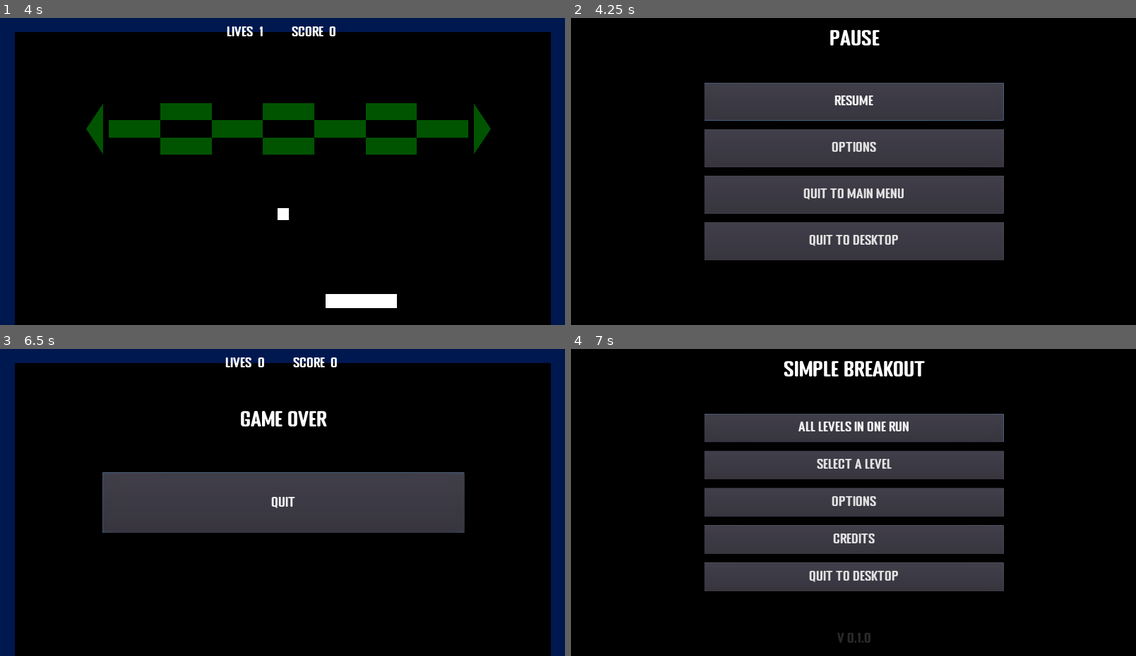
Above: before the commit, frames 1-4 (two rows, left to right).
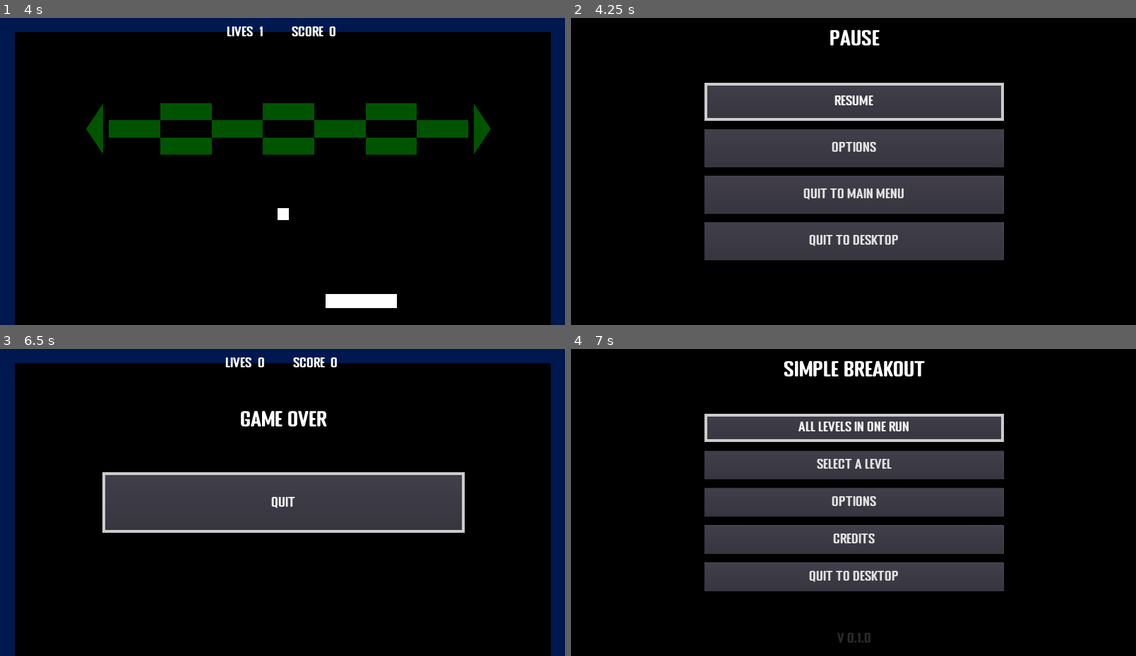
Above: after the commit, the same moments.

Repository: AlixBarreaux/simple-breakout
Game: Godot game, scene res://Scenes/GUI/SplashScreenMenu.tscn
The game is run twice, just before and just after one commit, with the same random seed, the same clock (stepped at 60 frames per second) and the same inputs. The engine's default icon, where the game draws it, is replaced by a stand-in: a white triangle on a blue panel in a dark square.
Inputs (mouse positions are in pixels of both pictures, inside the frame that each line leads up to):
- Up to frame 1 (4 s): tap Enter (ui_accept) at 0.5, 0.6, 0.77, 1.07, 1.52, 1.55, 1.82, 2.1, 3.02, 3.05, 3.32, 3.6, 3.77 s; move the mouse to (406, 156) at 0.52 s; hold D (move_right) 0.53-1.28 s; click (406, 156) at 0.67 s; move the mouse to (169, 186) at 1.27 s; hold Q (move_left) 1.28-2.03 s; tap Space (launch_ball) at 1.35, 2.85 s; click (169, 186) at 1.42 s; move the mouse to (339, 103) at 2.02 s; hold D (move_right) 2.03-3.53 s; click (339, 103) at 2.17 s; move the mouse to (254, 232) at 2.77 s; click (254, 232) at 2.92 s; move the mouse to (452, 217) at 3.52 s; hold Q (move_left) from 3.53 s (still down); click (452, 217) at 3.67 s
- Up to frame 2 (4.25 s): keep holding Q (move_left); tap Enter (ui_accept) at 4.07 s; tap Escape (pause_menu) at 4.15 s
- Up to frame 3 (6.5 s): move the mouse to (113, 456) at 4.27 s; tap Space (launch_ball) at 4.35, 5.85 s; click (113, 456) at 4.42 s; tap Enter (ui_accept) at 4.52, 4.55, 4.82, 5.1, 5.75, 6.02, 6.05, 6.32 s; move the mouse to (310, 502) at 5.02 s; click (310, 502) at 5.17 s; move the mouse to (197, 425) at 5.77 s; release Q (move_left) at 5.78 s; hold D (move_right) from 5.78 s (still down); click (197, 425) at 5.92 s
- Up to frame 4 (7 s): keep holding D (move_right); move the mouse to (977, 487) at 6.52 s; click (977, 487) at 6.67 s

Frame 1 is identical in both runs. In frame 2, 1.1% of the frame differs, in the area x 23-77%, y 21-34%; in frame 3, 1.4%, in the area x 18-83%, y 40-60%; in frame 4, 1.0%.

Commit message:
Refactor: Enhance UI user inputs + buttons
Button focus now has a style and Hsliders do too.

Diff:
--- a/Resources/Themes/main_theme.tres
+++ b/Resources/Themes/main_theme.tres
@@ -1,6 +1,30 @@
-[gd_resource type="Theme" load_steps=2 format=2]
+[gd_resource type="Theme" load_steps=8 format=2]
 
 [ext_resource path="res://Resources/Fonts/Dynamic_Fonts/pasti_dynamicfont.tres" type="DynamicFont" id=1]
 
+[sub_resource type="StyleBoxFlat" id=1]
+bg_color = Color( 0.6, 0.6, 0.6, 0 )
+border_width_left = 10
+border_width_top = 10
+border_width_right = 10
+border_width_bottom = 10
+
+[sub_resource type="AtlasTexture" id=3]
+
+[sub_resource type="AtlasTexture" id=4]
+
+[sub_resource type="AtlasTexture" id=5]
+
+[sub_resource type="AtlasTexture" id=6]
+
+[sub_resource type="StyleBoxFlat" id=2]
+bg_color = Color( 1, 1, 1, 1 )
+
 [resource]
 default_font = ExtResource( 1 )
+Button/styles/focus = SubResource( 1 )
+HSlider/icons/grabber = SubResource( 3 )
+HSlider/icons/grabber_disabled = SubResource( 4 )
+HSlider/icons/grabber_highlight = SubResource( 5 )
+HSlider/icons/tick = SubResource( 6 )
+HSlider/styles/grabber_area_highlight = SubResource( 2 )
--- a/Scenes/GUI/CreditsMenu.tscn
+++ b/Scenes/GUI/CreditsMenu.tscn
@@ -9,9 +9,6 @@
 anchor_bottom = 1.0
 theme = ExtResource( 3 )
 script = ExtResource( 1 )
-__meta__ = {
-"_edit_use_anchors_": false
-}
 back_button_node_path = NodePath("ColorRect/BackButton")
 
 [node name="ColorRect" type="ColorRect" parent="."]
@@ -47,10 +44,13 @@
 margin_top = -146.0
 margin_right = 320.0
 margin_bottom = -48.0
+focus_neighbour_left = NodePath(".")
+focus_neighbour_top = NodePath(".")
+focus_neighbour_right = NodePath(".")
+focus_neighbour_bottom = NodePath(".")
+focus_next = NodePath(".")
+focus_previous = NodePath(".")
 text = "back"
-__meta__ = {
-"_edit_use_anchors_": false
-}
 
 [node name="ScrollContainer" type="ScrollContainer" parent="ColorRect"]
 anchor_left = 0.5
--- a/Scenes/GUI/EndingMenu.tscn
+++ b/Scenes/GUI/EndingMenu.tscn
@@ -1,17 +1,17 @@
-[gd_scene load_steps=5 format=2]
+[gd_scene load_steps=6 format=2]
 
 [ext_resource path="res://Resources/Themes/pasti_title_label.tres" type="Theme" id=1]
 [ext_resource path="res://Scenes/GUI/QuitToMainMenuButton.tscn" type="PackedScene" id=2]
 [ext_resource path="res://Scenes/GUI/QuitToDesktopButton.tscn" type="PackedScene" id=3]
 [ext_resource path="res://Resources/Themes/main_theme.tres" type="Theme" id=4]
+[ext_resource path="res://Scripts/GUI/ending_menu.gd" type="Script" id=5]
 
 [node name="EndingMenu" type="Control"]
 anchor_right = 1.0
 anchor_bottom = 1.0
 theme = ExtResource( 4 )
-__meta__ = {
-"_edit_use_anchors_": false
-}
+script = ExtResource( 5 )
+back_button_node_path = NodePath("ColorRect/HBoxContainer/QuitToMainMenuButton")
 
 [node name="ColorRect" type="ColorRect" parent="."]
 anchor_right = 1.0
@@ -57,13 +57,21 @@
 margin_top = 0.0
 margin_right = 867.0
 margin_bottom = 213.0
-focus_neighbour_left = NodePath("../TryAgainButton")
-focus_neighbour_top = NodePath("../TryAgainButton")
-focus_neighbour_right = NodePath("../TryAgainButton")
-focus_neighbour_bottom = NodePath("../TryAgainButton")
+focus_neighbour_left = NodePath("../QuitToDesktopButton")
+focus_neighbour_top = NodePath("../QuitToDesktopButton")
+focus_neighbour_right = NodePath("../QuitToDesktopButton")
+focus_neighbour_bottom = NodePath("../QuitToDesktopButton")
+focus_next = NodePath("../QuitToDesktopButton")
+focus_previous = NodePath("../QuitToDesktopButton")
 text = "quit to main menu"
 
 [node name="QuitToDesktopButton" parent="ColorRect/HBoxContainer" instance=ExtResource( 3 )]
 margin_left = 897.0
 margin_right = 1764.0
 margin_bottom = 213.0
+focus_neighbour_left = NodePath("../QuitToMainMenuButton")
+focus_neighbour_top = NodePath("../QuitToMainMenuButton")
+focus_neighbour_right = NodePath("../QuitToMainMenuButton")
+focus_neighbour_bottom = NodePath("../QuitToMainMenuButton")
+focus_next = NodePath("../QuitToMainMenuButton")
+focus_previous = NodePath("../QuitToMainMenuButton")
--- a/Scenes/GUI/FullScreenController.tscn
+++ b/Scenes/GUI/FullScreenController.tscn
@@ -9,19 +9,16 @@
 margin_bottom = 184.0
 theme = ExtResource( 2 )
 script = ExtResource( 1 )
-__meta__ = {
-"_edit_use_anchors_": false
-}
 
 [node name="Label" type="Label" parent="."]
 margin_top = 4.0
-margin_right = 167.0
-margin_bottom = 45.0
+margin_right = 209.0
+margin_bottom = 50.0
 text = "fullscreen"
 
 [node name="CheckButton" type="CheckButton" parent="."]
-margin_left = 171.0
-margin_right = 247.0
-margin_bottom = 49.0
+margin_left = 213.0
+margin_right = 289.0
+margin_bottom = 54.0
 
 [connection signal="pressed" from="CheckButton" to="." method="_on_CheckButton_pressed"]
--- a/Scenes/GUI/GraphicsOptionsMenu.tscn
+++ b/Scenes/GUI/GraphicsOptionsMenu.tscn
@@ -10,9 +10,6 @@
 anchor_bottom = 1.0
 theme = ExtResource( 3 )
 script = ExtResource( 1 )
-__meta__ = {
-"_edit_use_anchors_": false
-}
 back_button_node_path = NodePath("ColorRect/BackButton")
 
 [node name="ColorRect" type="ColorRect" parent="."]
@@ -77,12 +74,10 @@
 [node name="Label" parent="ColorRect/ScrollContainer/VBoxContainer/FullScreenController" index="0"]
 margin_left = 337.0
 margin_right = 546.0
-margin_bottom = 50.0
 
 [node name="CheckButton" parent="ColorRect/ScrollContainer/VBoxContainer/FullScreenController" index="1"]
 margin_left = 596.0
 margin_right = 672.0
-margin_bottom = 54.0
 focus_neighbour_left = NodePath("../../../../BackButton")
 focus_neighbour_top = NodePath("../../../../BackButton")
 focus_neighbour_right = NodePath("../../../../BackButton")
@@ -93,17 +88,20 @@
 anchor_top = 1.0
 anchor_right = 0.5
 anchor_bottom = 1.0
-margin_left = -525.5
-margin_top = -100.0
-margin_right = 525.5
-margin_bottom = -50.0
+margin_left = -320.0
+margin_top = -146.0
+margin_right = 320.0
+margin_bottom = -48.0
 focus_neighbour_left = NodePath("../ScrollContainer/VBoxContainer/FullScreenController/CheckButton")
 focus_neighbour_top = NodePath("../ScrollContainer/VBoxContainer/FullScreenController/CheckButton")
 focus_neighbour_right = NodePath("../ScrollContainer/VBoxContainer/FullScreenController/CheckButton")
 focus_neighbour_bottom = NodePath("../ScrollContainer/VBoxContainer/FullScreenController/CheckButton")
+focus_next = NodePath("../ScrollContainer/VBoxContainer/FullScreenController/CheckButton")
+focus_previous = NodePath("../ScrollContainer/VBoxContainer/FullScreenController/CheckButton")
 text = "back"
 __meta__ = {
-"_edit_use_anchors_": false
+"_edit_use_anchors_": false,
+"_editor_description_": ""
 }
 
 [connection signal="visibility_changed" from="." to="." method="_on_GraphicsOptionsMenu_visibility_changed"]
--- a/Scenes/GUI/InGameGUI.tscn
+++ b/Scenes/GUI/InGameGUI.tscn
@@ -23,11 +23,10 @@
 }
 
 [node name="LivesGUI" parent="HBoxContainer" instance=ExtResource( 4 )]
-margin_left = 911.0
-margin_right = 940.0
-margin_bottom = 16.0
+margin_left = 744.0
+margin_right = 930.0
+margin_bottom = 46.0
 
 [node name="ScoreGUI" parent="HBoxContainer" instance=ExtResource( 5 )]
-margin_left = 1040.0
-margin_right = 1069.0
-margin_bottom = 16.0
+margin_left = 1030.0
+margin_right = 1235.0
--- a/Scenes/GUI/LanguageSelectionMenu.tscn
+++ b/Scenes/GUI/LanguageSelectionMenu.tscn
@@ -13,7 +13,6 @@
 theme = ExtResource( 2 )
 script = ExtResource( 3 )
 __meta__ = {
-"_edit_use_anchors_": false,
 "_editor_description_": ""
 }
 language_buttons_container_node_path = NodePath("ColorRect/ScrollContainer/LanguageButtonsContainer")
@@ -77,6 +76,8 @@
 focus_neighbour_top = NodePath("../../../BottomContainer/HBoxContainer/BackButton")
 focus_neighbour_right = NodePath("../LanguageButtonFrenchFrance")
 focus_neighbour_bottom = NodePath("../LanguageButtonFrenchFrance")
+focus_next = NodePath("../LanguageButtonFrenchFrance")
+focus_previous = NodePath("../../../BottomContainer/HBoxContainer/ApplyButton")
 
 [node name="LanguageButtonFrenchFrance" parent="ColorRect/ScrollContainer/LanguageButtonsContainer" instance=ExtResource( 4 )]
 margin_top = 260.0
@@ -86,6 +87,8 @@
 focus_neighbour_top = NodePath("../LanguageButtonEnglishUSA")
 focus_neighbour_right = NodePath("../LanguageButtonGermanGermany")
 focus_neighbour_bottom = NodePath("../LanguageButtonGermanGermany")
+focus_next = NodePath("../LanguageButtonGermanGermany")
+focus_previous = NodePath("../LanguageButtonEnglishUSA")
 
 [node name="LanguageButtonGermanGermany" parent="ColorRect/ScrollContainer/LanguageButtonsContainer" instance=ExtResource( 5 )]
 margin_top = 382.0
@@ -95,6 +98,8 @@
 focus_neighbour_top = NodePath("../LanguageButtonFrenchFrance")
 focus_neighbour_right = NodePath("../../../BottomContainer/HBoxContainer/BackButton")
 focus_neighbour_bottom = NodePath("../../../BottomContainer/HBoxContainer/BackButton")
+focus_next = NodePath("../../../BottomContainer/HBoxContainer/BackButton")
+focus_previous = NodePath("../LanguageButtonFrenchFrance")
 
 [node name="BottomContainer" type="VBoxContainer" parent="ColorRect"]
 anchor_top = 1.0
@@ -138,6 +143,8 @@
 focus_neighbour_top = NodePath("../../../ScrollContainer/LanguageButtonsContainer/LanguageButtonGermanGermany")
 focus_neighbour_right = NodePath("../ApplyButton")
 focus_neighbour_bottom = NodePath("../../../ScrollContainer/LanguageButtonsContainer/LanguageButtonEnglishUSA")
+focus_next = NodePath("../ApplyButton")
+focus_previous = NodePath("../../../ScrollContainer/LanguageButtonsContainer/LanguageButtonGermanGermany")
 size_flags_horizontal = 3
 size_flags_vertical = 3
 text = "back"
@@ -153,6 +160,8 @@
 focus_neighbour_top = NodePath("../../../ScrollContainer/LanguageButtonsContainer/LanguageButtonGermanGermany")
 focus_neighbour_right = NodePath("../BackButton")
 focus_neighbour_bottom = NodePath("../../../ScrollContainer/LanguageButtonsContainer/LanguageButtonEnglishUSA")
+focus_next = NodePath("../../../ScrollContainer/LanguageButtonsContainer/LanguageButtonEnglishUSA")
+focus_previous = NodePath("../BackButton")
 size_flags_horizontal = 3
 size_flags_vertical = 3
 text = "apply"
--- a/Scenes/GUI/OptionsMenu.tscn
+++ b/Scenes/GUI/OptionsMenu.tscn
@@ -12,9 +12,6 @@
 anchor_bottom = 1.0
 theme = ExtResource( 2 )
 script = ExtResource( 3 )
-__meta__ = {
-"_edit_use_anchors_": false
-}
 sound_options_button_node_path = NodePath("ColorRect/ScrollContainer/VBoxContainer/SoundOptionsButton")
 graphics_options_button_node_path = NodePath("ColorRect/ScrollContainer/VBoxContainer/GraphicsOptionsButton")
 language_button_node_path = NodePath("ColorRect/ScrollContainer/VBoxContainer/LanguageButton")
@@ -52,18 +49,15 @@
 anchor_top = 0.5
 anchor_right = 0.5
 anchor_bottom = 0.5
-margin_left = -664.0
-margin_top = -307.0
-margin_right = 664.0
-margin_bottom = 307.0
+margin_left = -425.0
+margin_top = -257.0
+margin_right = 425.0
+margin_bottom = 257.0
 scroll_horizontal_enabled = false
-__meta__ = {
-"_edit_use_anchors_": false
-}
 
 [node name="VBoxContainer" type="VBoxContainer" parent="ColorRect/ScrollContainer"]
-margin_right = 1328.0
-margin_bottom = 614.0
+margin_right = 850.0
+margin_bottom = 514.0
 size_flags_horizontal = 3
 size_flags_vertical = 3
 custom_constants/separation = 70
@@ -73,33 +67,38 @@
 }
 
 [node name="SoundOptionsButton" type="Button" parent="ColorRect/ScrollContainer/VBoxContainer"]
-margin_top = 159.0
-margin_right = 1328.0
-margin_bottom = 211.0
+margin_right = 850.0
+margin_bottom = 124.0
 focus_neighbour_left = NodePath("../../../BackButton")
 focus_neighbour_top = NodePath("../../../BackButton")
 focus_neighbour_right = NodePath("../GraphicsOptionsButton")
 focus_neighbour_bottom = NodePath("../GraphicsOptionsButton")
+size_flags_horizontal = 3
+size_flags_vertical = 3
 text = "sound options"
 
 [node name="GraphicsOptionsButton" type="Button" parent="ColorRect/ScrollContainer/VBoxContainer"]
-margin_top = 281.0
-margin_right = 1328.0
-margin_bottom = 333.0
+margin_top = 194.0
+margin_right = 850.0
+margin_bottom = 319.0
 focus_neighbour_left = NodePath("../SoundOptionsButton")
 focus_neighbour_top = NodePath("../SoundOptionsButton")
 focus_neighbour_right = NodePath("../LanguageButton")
 focus_neighbour_bottom = NodePath("../LanguageButton")
+size_flags_horizontal = 3
+size_flags_vertical = 3
 text = "graphics options"
 
 [node name="LanguageButton" type="Button" parent="ColorRect/ScrollContainer/VBoxContainer"]
-margin_top = 403.0
-margin_right = 1328.0
-margin_bottom = 455.0
+margin_top = 389.0
+margin_right = 850.0
+margin_bottom = 514.0
 focus_neighbour_left = NodePath("../GraphicsOptionsButton")
 focus_neighbour_top = NodePath("../GraphicsOptionsButton")
 focus_neighbour_right = NodePath("../../../BackButton")
 focus_neighbour_bottom = NodePath("../../../BackButton")
+size_flags_horizontal = 3
+size_flags_vertical = 3
 text = "language selection"
 
 [node name="BackButton" type="Button" parent="ColorRect"]
@@ -107,26 +106,26 @@
 anchor_top = 1.0
 anchor_right = 0.5
 anchor_bottom = 1.0
-margin_left = -525.5
-margin_top = -100.0
-margin_right = 525.5
-margin_bottom = -50.0
+margin_left = -320.0
+margin_top = -146.0
+margin_right = 320.0
+margin_bottom = -48.0
 focus_neighbour_left = NodePath("../ScrollContainer/VBoxContainer/LanguageButton")
 focus_neighbour_top = NodePath("../ScrollContainer/VBoxContainer/LanguageButton")
 focus_neighbour_right = NodePath("../ScrollContainer/VBoxContainer/SoundOptionsButton")
 focus_neighbour_bottom = NodePath("../ScrollContainer/VBoxContainer/SoundOptionsButton")
+focus_next = NodePath("../ScrollContainer/VBoxContainer/SoundOptionsButton")
+focus_previous = NodePath("../ScrollContainer/VBoxContainer/LanguageButton")
 text = "back"
 __meta__ = {
-"_edit_use_anchors_": false
+"_edit_use_anchors_": false,
+"_editor_description_": ""
 }
 
 [node name="MenusToDisplay" type="Control" parent="."]
 anchor_right = 1.0
 anchor_bottom = 1.0
 mouse_filter = 2
-__meta__ = {
-"_edit_use_anchors_": false
-}
 
 [node name="SoundOptionsMenu" parent="MenusToDisplay" instance=ExtResource( 4 )]
 visible = false
--- a/Scenes/GUI/PauseMenu.tscn
+++ b/Scenes/GUI/PauseMenu.tscn
@@ -60,6 +60,12 @@
 [node name="ResumeButton" type="Button" parent="ColorRect/VBoxContainer"]
 margin_right = 1051.0
 margin_bottom = 133.0
+focus_neighbour_left = NodePath("../QuitToDesktopButton")
+focus_neighbour_top = NodePath("../QuitToDesktopButton")
+focus_neighbour_right = NodePath("../OptionsButton")
+focus_neighbour_bottom = NodePath("../OptionsButton")
+focus_next = NodePath("../OptionsButton")
+focus_previous = NodePath("../QuitToDesktopButton")
 size_flags_horizontal = 3
 size_flags_vertical = 3
 text = "resume"
@@ -71,6 +77,12 @@
 margin_top = 163.0
 margin_right = 1051.0
 margin_bottom = 297.0
+focus_neighbour_left = NodePath("../ResumeButton")
+focus_neighbour_top = NodePath("../ResumeButton")
+focus_neighbour_right = NodePath("../QuitToMainMenuButton")
+focus_neighbour_bottom = NodePath("../QuitToMainMenuButton")
+focus_next = NodePath("../QuitToMainMenuButton")
+focus_previous = NodePath("../ResumeButton")
 size_flags_horizontal = 3
 size_flags_vertical = 3
 text = "options"
@@ -79,11 +91,23 @@
 }
 
 [node name="QuitToMainMenuButton" parent="ColorRect/VBoxContainer" instance=ExtResource( 6 )]
+focus_neighbour_left = NodePath("../OptionsButton")
+focus_neighbour_top = NodePath("../OptionsButton")
+focus_neighbour_right = NodePath("../QuitToDesktopButton")
+focus_neighbour_bottom = NodePath("../QuitToDesktopButton")
+focus_next = NodePath("../QuitToDesktopButton")
+focus_previous = NodePath("../OptionsButton")
 text = "quit to main menu"
 
 [node name="QuitToDesktopButton" parent="ColorRect/VBoxContainer" instance=ExtResource( 1 )]
 margin_top = 490.0
 margin_bottom = 624.0
+focus_neighbour_left = NodePath("../QuitToMainMenuButton")
+focus_neighbour_top = NodePath("../QuitToMainMenuButton")
+focus_neighbour_right = NodePath("../ResumeButton")
+focus_neighbour_bottom = NodePath("../ResumeButton")
+focus_next = NodePath("../ResumeButton")
+focus_previous = NodePath("../QuitToMainMenuButton")
 
 [node name="OptionsMenu" parent="." instance=ExtResource( 4 )]
 visible = false
--- a/Scenes/GUI/ScoreGUI.tscn
+++ b/Scenes/GUI/ScoreGUI.tscn
@@ -10,9 +10,6 @@
 custom_constants/separation = 20
 alignment = 1
 script = ExtResource( 1 )
-__meta__ = {
-"_edit_use_anchors_": false
-}
 
 [node name="ScoreLabel" type="Label" parent="."]
 margin_left = 4.0
--- a/Scenes/GUI/SoundOptionsMenu.tscn
+++ b/Scenes/GUI/SoundOptionsMenu.tscn
@@ -12,9 +12,6 @@
 anchor_bottom = 1.0
 theme = ExtResource( 2 )
 script = ExtResource( 6 )
-__meta__ = {
-"_edit_use_anchors_": false
-}
 back_button_node_path = NodePath("ColorRect/BackButton")
 
 [node name="ColorRect" type="ColorRect" parent="."]
@@ -96,6 +93,8 @@
 focus_neighbour_top = NodePath("../../../../BackButton")
 focus_neighbour_right = NodePath("../../MusicVolumeControllerGUI/HSlider")
 focus_neighbour_bottom = NodePath("../../MusicVolumeControllerGUI/HSlider")
+focus_next = NodePath("../../MusicVolumeControllerGUI/HSlider")
+focus_previous = NodePath("../../../../BackButton")
 
 [node name="MusicVolumeControllerGUI" parent="ColorRect/ScrollContainer/VBoxContainer" instance=ExtResource( 4 )]
 margin_top = 321.0
@@ -115,6 +114,8 @@
 focus_neighbour_top = NodePath("../../MasterVolumeControllerGUI/HSlider")
 focus_neighbour_right = NodePath("../../SoundEffectsVolumeControllerGUI/HSlider")
 focus_neighbour_bottom = NodePath("../../SoundEffectsVolumeControllerGUI/HSlider")
+focus_next = NodePath("../../SoundEffectsVolumeControllerGUI/HSlider")
+focus_previous = NodePath("../../MasterVolumeControllerGUI/HSlider")
 
 [node name="SoundEffectsVolumeControllerGUI" parent="ColorRect/ScrollContainer/VBoxContainer" instance=ExtResource( 5 )]
 margin_top = 481.0
@@ -134,23 +135,27 @@
 focus_neighbour_top = NodePath("../../MusicVolumeControllerGUI/HSlider")
 focus_neighbour_right = NodePath("../../../../BackButton")
 focus_neighbour_bottom = NodePath("../../../../BackButton")
+focus_next = NodePath("../../../../BackButton")
+focus_previous = NodePath("../../MusicVolumeControllerGUI/HSlider")
 
 [node name="BackButton" type="Button" parent="ColorRect"]
 anchor_left = 0.5
 anchor_top = 1.0
 anchor_right = 0.5
 anchor_bottom = 1.0
-margin_left = -525.5
-margin_top = -100.0
-margin_right = 525.5
-margin_bottom = -50.0
+margin_left = -320.0
+margin_top = -146.0
+margin_right = 320.0
+margin_bottom = -48.0
 focus_neighbour_left = NodePath("../ScrollContainer/VBoxContainer/SoundEffectsVolumeControllerGUI/HSlider")
 focus_neighbour_top = NodePath("../ScrollContainer/VBoxContainer/SoundEffectsVolumeControllerGUI/HSlider")
 focus_neighbour_right = NodePath("../ScrollContainer/VBoxContainer/MasterVolumeControllerGUI/HSlider")
 focus_neighbour_bottom = NodePath("../ScrollContainer/VBoxContainer/MasterVolumeControllerGUI/HSlider")
+focus_next = NodePath("../ScrollContainer/VBoxContainer/MasterVolumeControllerGUI/HSlider")
+focus_previous = NodePath("../ScrollContainer/VBoxContainer/SoundEffectsVolumeControllerGUI/HSlider")
 text = "back"
 __meta__ = {
-"_edit_use_anchors_": false
+"_editor_description_": ""
 }
 
 [connection signal="visibility_changed" from="." to="." method="_on_SoundControlMenu_visibility_changed"]
--- a/Scenes/GUI/WebBrowserPageLinkButton.tscn
+++ b/Scenes/GUI/WebBrowserPageLinkButton.tscn
@@ -1,7 +1,7 @@
 [gd_scene load_steps=2 format=2]
 
 [sub_resource type="GDScript" id=1]
-script/source = "class_name web_browser_page_button
+script/source = "class_name WebBrowserPageButton
 extends LinkButton
 
 
--- a/Scenes/Levels/Level1.tscn
+++ b/Scenes/Levels/Level1.tscn
@@ -59,3 +59,4 @@
 [editable path="Bricks/TriangleBrick19"]
 [editable path="Bricks/TriangleBrick20"]
 [editable path="Balls"]
+[editable path="Balls/Ball"]
--- /dev/null
+++ b/Scripts/GUI/ending_menu.gd
@@ -0,0 +1,29 @@
+class_name EndingMenu
+extends Control
+
+
+# ----------------------------- DECLARE VARIABLES ------------------------------
+
+
+export (NodePath) var back_button_node_path = null
+
+onready var back_button: Button = self.get_node(self.back_button_node_path)
+
+
+# ---------------------------------- RUN CODE ----------------------------------
+
+
+func _ready() -> void:
+	self._initialize_asserts()
+	back_button.grab_focus()
+
+
+func _initialize_asserts() -> void:
+	assert(self.back_button_node_path != null)
+
+
+# ------------------------------ DECLARE FUNCTIONS -----------------------------
+
+
+func _on_BackButton_pressed() -> void:
+	self.release_focus()
--- a/Scripts/GUI/language_button.gd
+++ b/Scripts/GUI/language_button.gd
@@ -53,5 +53,10 @@
 	self.text = self.language_name + " (" + self.country_name + ")"
 
 
+func _gui_input(_event: InputEvent) -> void:
+	if Input.is_action_just_pressed("ui_accept"):
+		TranslationServer.set_locale(self.locale)
+
+
 func _on_LanguageButton_pressed() -> void:
 	self.emit_signal("selected", self)
--- a/Scripts/GUI/sound_control_menu.gd
+++ b/Scripts/GUI/sound_control_menu.gd
@@ -28,7 +28,7 @@
 
 func _on_SoundControlMenu_visibility_changed() -> void:
 	if self.visible:
-		self.back_button.grab_focus()
+		back_button.grab_focus()
 
 
 func _on_BackButton_pressed() -> void:
--- a/Scripts/GUI/splash_screen_menu.gd
+++ b/Scripts/GUI/splash_screen_menu.gd
@@ -22,6 +22,13 @@
 	animation_tree.set_active(true)
 
 
+func _input(event: InputEvent) -> void:
+	if event is InputEventMouseButton:
+		if event.pressed:
+			if event.button_index == 1 or event.button_index == 2:
+				skip_to_next_scene_to_load()
+
+
 func _unhandled_key_input(event: InputEventKey) -> void:
 	if event:
 		self.set_process_unhandled_key_input(false)
